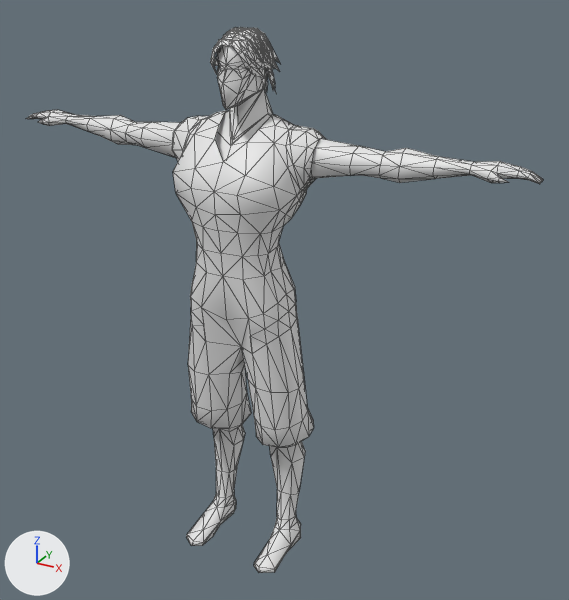
Two versions of the Blender file DemonBlast/Assets/Models/Hiro_Model.blend, one commit apart.
The view is the same before and after, from a 50 mm camera at (1.441, -2.306, 2.278) aimed at (0.124, 0.088, 1.081). Arrows for +X, +Y and +Z are at lower left; the lights stay in place. Mesh edges are drawn as thin lines.

In view in the first picture: 'body'.
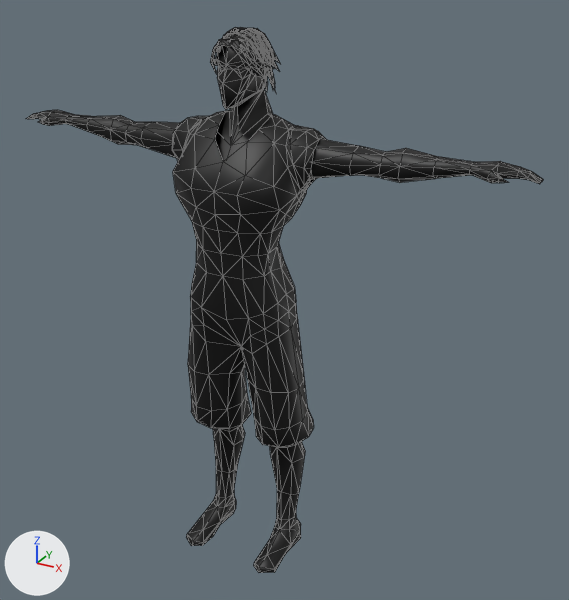
The change, as a list of edits to the scene's bpy script:
```text
Add img_hiro_model_uvlayout_png:
    img_hiro_model_uvlayout_png = load_image('Hiro_Model_UVLayout.png', 'Hiro_Model_UVLayout.png', 1980, 1980, 'sRGB')
Add mat_hiro_model_uvlayout_png:
    mat_hiro_model_uvlayout_png = principled_material('Hiro_Model_UVLayout.png')
    mat_hiro_model_uvlayout_png.texture = img_hiro_model_uvlayout_png
Change me_plane:
    used by ob_body; location = (0.0, 0.0, 1.506); rotation_euler = (1.546, 0.0000369, -0.000126), in degrees (89, 0, -0); scale = (0.195, 0.195, 0.195)
    verts and faces of me_plane; kept vertices keep their numbers, new ones are numbered from 1327
    before: 1207 (0.51, -2.14, 0.65) at pixel (248, 318), 1233 (0.52, -2.92, 0.52) at pixel (252, 353), 1256 (-0.51, -2.14, 0.65) at pixel (201, 307), 1273 (0.0, -3.09, 0.07) at pixel (241, 346), 1285 (-0.52, -2.92, 0.52) at pixel (205, 341)
    before: 1314 (0.52, -2.53, 0.58) at pixel (250, 336), 1322 (-0.52, -2.53, 0.58) at pixel (203, 324)
    remove me_plane.from_pydata(...)  # 1327 vertices, 2129 faces, 1 loose edge; spans x -5.2..5.2, y -7.74..2.82, z -1.02..0.9
    add me_plane.from_pydata(...)  # 1324 vertices, 2123 faces, 1 loose edge; spans x -5.2..5.2, y -7.74..2.82, z -1.02..0.9
    me_plane part 1
    3 vertices are removed from x 0.0, y 0.93..2.19, z 0.3..0.43
    10 faces are deleted
    2 vertices move from x 0.0, y 2.38..2.79, z -0.71..-0.34 to x 0.0, y 2.38..2.78, z -0.66..-0.34
    4 new faces join them, smooth
    me_plane part 2
    add delete_faces([(1207, 1273, 1233), (1256, 1285, 1273), (1207, 1233, 1314), (1256, 1322, 1285)])
    add faces += [(1273, 1322, 1285), (1256, 1322, 1273), (1233, 1314, 1273)]
    add faces += [(1207, 1273, 1314)]  # smooth
    me_plane part 3: 2115 faces spanning x -5.2..5.2, y -7.74..2.82, z -1.02..0.9 switch from no material to mat_hiro_model_uvlayout_png (picture img_hiro_model_uvlayout_png)
```

Boxes [x1, y1, x2, y2] around the edits, measured in the pictures (569 x 600 px; the box of a moved part takes in the faces that stretch with it):
part 1 of me_plane, cut back
    both: [230, 89, 268, 145]
part 2 of me_plane, moved or reshaped
    both: [201, 307, 252, 353]
part 3 of me_plane, recoloured (grey to black)
    both: [27, 27, 543, 573]
